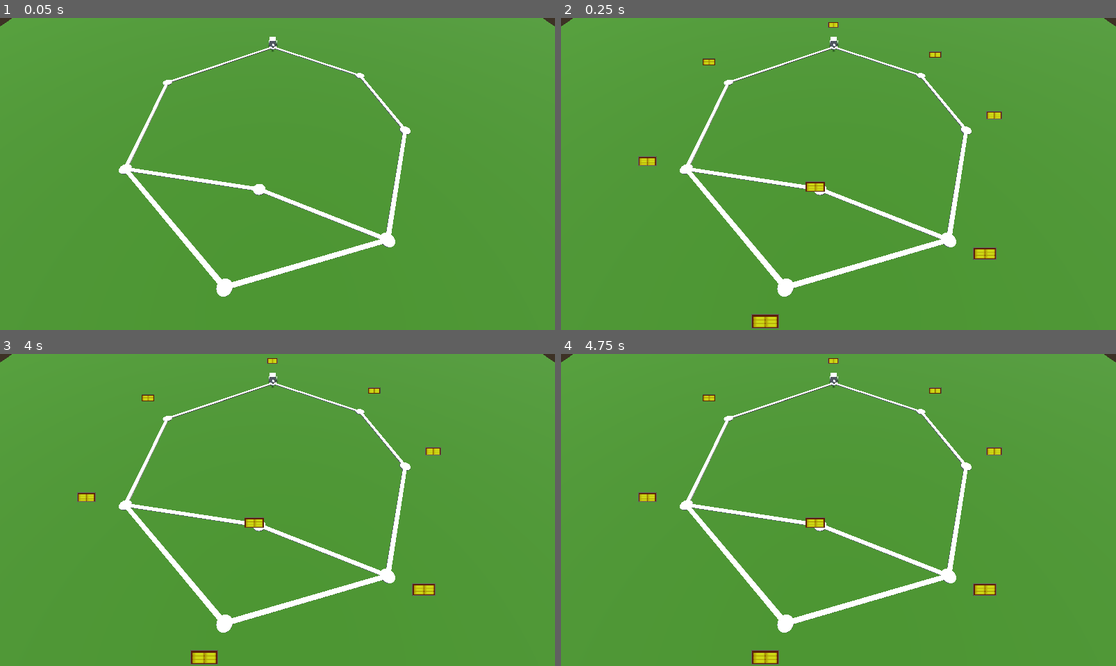
Above: before the commit, frames 1-4 (two rows, left to right).
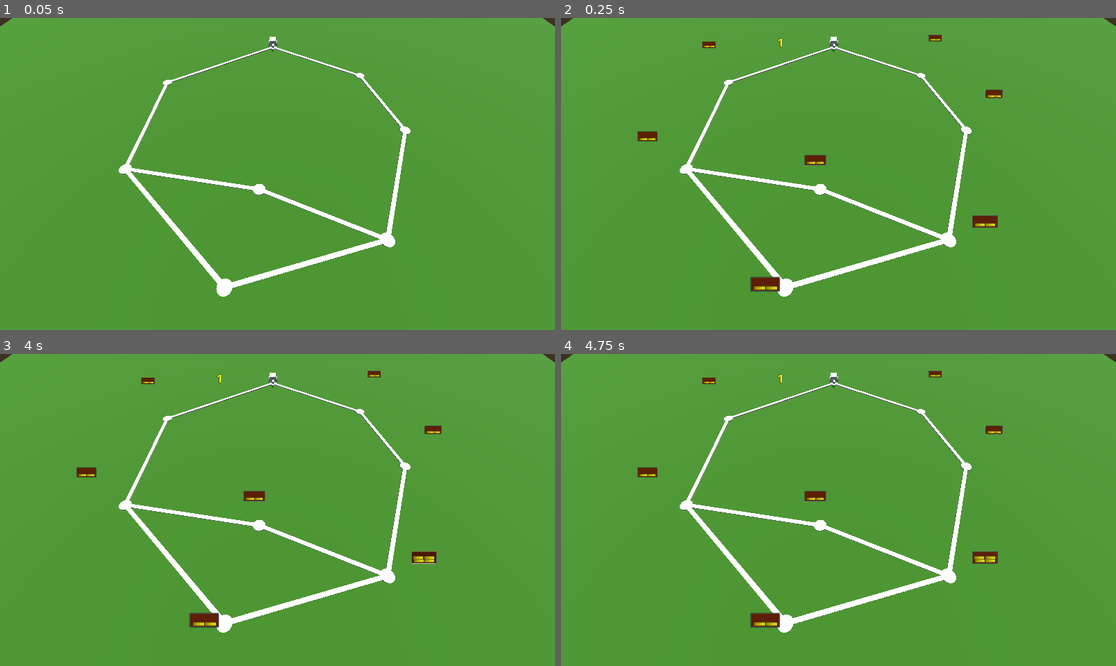
Above: after the commit, the same moments.

Repository: squirrelsoftcompany/LD58
Game: Godot game, scene res://scene/map.tscn
Same seed, same stepped clock (60 frames per second), same inputs: the game is played once before the commit and once after it.
Inputs (mouse positions are in pixels of both pictures, inside the frame that each line leads up to):
- Up to frame 1 (0.05 s): no input
- Up to frame 2 (0.25 s): no input
- Up to frame 3 (4 s): tap Enter (ui_accept) at 0.5, 0.77, 1.25, 1.52, 2, 2.75, 3.02, 3.5, 3.77 s; move the mouse to (399, 494) at 0.52 s; click (399, 494) at 0.67 s; move the mouse to (166, 525) at 1.27 s; click (166, 525) at 1.42 s; move the mouse to (333, 441) at 2.02 s; click (333, 441) at 2.17 s; move the mouse to (249, 572) at 2.77 s; click (249, 572) at 2.92 s; move the mouse to (444, 556) at 3.52 s; click (444, 556) at 3.67 s
- Up to frame 4 (4.75 s): tap Enter (ui_accept) at 4.25, 4.52 s; move the mouse to (672, 463) at 4.27 s; click (672, 463) at 4.42 s

Frame 1 is identical in both runs. In frame 2, 1.7% of the frame differs, in the area x 13-80%, y 1-100%; in frame 3, 1.7%; in frame 4, 1.7%.

Commit message:
tax setting

Diff:
--- a/Scripts/Places/place.gd
+++ b/Scripts/Places/place.gd
@@ -10,7 +10,11 @@
 @export var foodStock: int = 0
 @export var population: int = 0
 @export var crimeRate: float = 0
-@export var taxeLevel: Taxes = Taxes.LOW
+@export var taxeLevel: int = Taxes.LOW :
+	set(x):
+		while x > Taxes.HIGH:
+			x -= 3
+		taxeLevel = x
 
 @export_group("Generation")
 @export var minGold: int = 0
@@ -26,6 +30,7 @@
 var hovered : bool = false
 var accessible : bool = false
 var current : bool = false
+var tax_hovered : bool = false
 
 func generatePlace() -> void:
 	goldStock = randi_range(minGold, maxGold)
@@ -53,10 +58,13 @@
 			tween.tween_property($CentralPuck,"position:y",0,0.2)
 
 func _input(event):
-	if hovered:
-		if event is InputEventMouseButton:
-			if event.button_index == MOUSE_BUTTON_LEFT:
+
+	if event is InputEventMouseButton:
+		if event.button_index == MOUSE_BUTTON_LEFT and event.pressed:
+			if hovered:
 				GlobalEventHolder.turnEnd.emit(self)
+			elif tax_hovered:
+				_on_tax_changed()
 
 func _cart_accessibility(x : Place) :
 	if x == self:
@@ -70,3 +78,12 @@
 	current = false
 	accessible = false
 	hovered = false
+
+func tax_hover(x:bool=false):
+	tax_hovered = x
+	$Sprite3D/SubViewport/MarginContainer/Panel2.visible = x
+
+func _on_tax_changed():
+	taxeLevel += 1
+	$Sprite3D/SubViewport/MarginContainer/VBoxContainer/TaxLevel2.visible = taxeLevel >= Taxes.MEDIUM
+	$Sprite3D/SubViewport/MarginContainer/VBoxContainer/TaxLevel.visible = taxeLevel == Taxes.HIGH
--- a/scene/Zones/zone.tscn
+++ b/scene/Zones/zone.tscn
@@ -1,7 +1,6 @@
-[gd_scene load_steps=7 format=3 uid="uid://he5f6ia7kbf3"]
+[gd_scene load_steps=9 format=3 uid="uid://he5f6ia7kbf3"]
 
 [ext_resource type="Script" uid="uid://c2i0k42lbv0pg" path="res://Scripts/Places/place.gd" id="1_qqvsp"]
-[ext_resource type="Theme" uid="uid://57h6w2avsk6f" path="res://UI/Theme.tres" id="2_stcbh"]
 
 [sub_resource type="CapsuleMesh" id="CapsuleMesh_epm7c"]
 radius = 0.6
@@ -14,13 +13,42 @@
 [sub_resource type="ViewportTexture" id="ViewportTexture_o6ke5"]
 viewport_path = NodePath("Sprite3D/SubViewport")
 
+[sub_resource type="StyleBoxFlat" id="StyleBoxFlat_stcbh"]
+bg_color = Color(0.28515625, 0.11922471, 0.0456307, 1)
+border_width_left = 4
+border_width_top = 4
+border_width_right = 4
+border_width_bottom = 4
+border_color = Color(0.24609375, 0.24609375, 0.24609375, 1)
+corner_radius_top_left = 4
+corner_radius_top_right = 4
+corner_radius_bottom_right = 4
+corner_radius_bottom_left = 4
+expand_margin_bottom = 8.0
+shadow_size = 1
+
+[sub_resource type="StyleBoxFlat" id="StyleBoxFlat_paslt"]
+bg_color = Color(0.23046875, 0.09471318, 0.037885267, 1)
+border_width_left = 4
+border_width_top = 4
+border_width_right = 4
+border_width_bottom = 4
+border_color = Color(0.65625, 0.65625, 0.65625, 1)
+border_blend = true
+corner_radius_top_left = 4
+corner_radius_top_right = 4
+corner_radius_bottom_right = 4
+corner_radius_bottom_left = 4
+expand_margin_bottom = 8.0
+shadow_size = 1
+
 [sub_resource type="StyleBoxFlat" id="StyleBoxFlat_aa87r"]
 bg_color = Color(0.6762811, 0.73046875, 0.08197581, 1)
-border_width_left = 20
-border_width_top = 3
-border_width_right = 8
-border_width_bottom = 3
-border_color = Color(0.52734375, 0.43945313, 0.037006564, 1)
+border_width_left = 46
+border_width_top = 4
+border_width_right = 2
+border_width_bottom = 5
+border_color = Color(0.3984375, 0.33302236, 0.026760729, 1)
 border_blend = true
 corner_radius_top_left = 2
 corner_radius_top_right = 2
@@ -30,6 +58,10 @@
 expand_margin_top = 4.0
 expand_margin_right = 1.0
 
+[sub_resource type="CylinderShape3D" id="CylinderShape3D_o6ke5"]
+height = 0.8
+radius = 1.0
+
 [node name="Zone" type="Node3D"]
 script = ExtResource("1_qqvsp")
 
@@ -38,6 +70,7 @@
 mesh = SubResource("CapsuleMesh_epm7c")
 
 [node name="StaticBody3D" type="StaticBody3D" parent="." groups=["Place"]]
+disable_mode = 2
 
 [node name="CollisionShape3D" type="CollisionShape3D" parent="StaticBody3D"]
 transform = Transform3D(1, 0, 0, 0, 1, 0, 0, 0, 1, 0, 0.37242138, 0)
@@ -61,72 +94,123 @@
 grow_vertical = 2
 size_flags_horizontal = 3
 size_flags_vertical = 3
-theme_override_constants/margin_bottom = 20
-
-[node name="Button" type="Button" parent="Sprite3D/SubViewport/MarginContainer"]
-custom_minimum_size = Vector2(150, 70)
-layout_mode = 2
-size_flags_horizontal = 4
-size_flags_vertical = 8
-theme = ExtResource("2_stcbh")
-theme_type_variation = &"DiegeticButton"
-
-[node name="HBoxContainer" type="HBoxContainer" parent="Sprite3D/SubViewport/MarginContainer"]
-layout_mode = 2
-size_flags_horizontal = 4
-size_flags_vertical = 8
-
-[node name="VBoxContainer" type="VBoxContainer" parent="Sprite3D/SubViewport/MarginContainer/HBoxContainer"]
-layout_mode = 2
-size_flags_horizontal = 4
-size_flags_vertical = 8
-
-[node name="Panel" type="Panel" parent="Sprite3D/SubViewport/MarginContainer/HBoxContainer/VBoxContainer"]
-custom_minimum_size = Vector2(60, 15)
-layout_mode = 2
-size_flags_horizontal = 4
-size_flags_vertical = 8
-theme_override_styles/panel = SubResource("StyleBoxFlat_aa87r")
-
-[node name="Panel2" type="Panel" parent="Sprite3D/SubViewport/MarginContainer/HBoxContainer/VBoxContainer"]
-custom_minimum_size = Vector2(60, 15)
-layout_mode = 2
-size_flags_horizontal = 4
-size_flags_vertical = 8
-theme_override_styles/panel = SubResource("StyleBoxFlat_aa87r")
-
-[node name="Panel3" type="Panel" parent="Sprite3D/SubViewport/MarginContainer/HBoxContainer/VBoxContainer"]
-custom_minimum_size = Vector2(60, 15)
-layout_mode = 2
-size_flags_horizontal = 4
-size_flags_vertical = 8
-theme_override_styles/panel = SubResource("StyleBoxFlat_aa87r")
-
-[node name="VBoxContainer2" type="VBoxContainer" parent="Sprite3D/SubViewport/MarginContainer/HBoxContainer"]
-layout_mode = 2
-size_flags_horizontal = 4
-size_flags_vertical = 8
-
-[node name="Panel4" type="Panel" parent="Sprite3D/SubViewport/MarginContainer/HBoxContainer/VBoxContainer2"]
-custom_minimum_size = Vector2(60, 15)
-layout_mode = 2
-size_flags_horizontal = 4
-size_flags_vertical = 8
-theme_override_styles/panel = SubResource("StyleBoxFlat_aa87r")
-
-[node name="Panel5" type="Panel" parent="Sprite3D/SubViewport/MarginContainer/HBoxContainer/VBoxContainer2"]
-custom_minimum_size = Vector2(60, 15)
-layout_mode = 2
-size_flags_horizontal = 4
-size_flags_vertical = 8
-theme_override_styles/panel = SubResource("StyleBoxFlat_aa87r")
-
-[node name="Panel6" type="Panel" parent="Sprite3D/SubViewport/MarginContainer/HBoxContainer/VBoxContainer2"]
-custom_minimum_size = Vector2(60, 15)
-layout_mode = 2
-size_flags_horizontal = 4
-size_flags_vertical = 8
-theme_override_styles/panel = SubResource("StyleBoxFlat_aa87r")
+
+[node name="Panel" type="Panel" parent="Sprite3D/SubViewport/MarginContainer"]
+custom_minimum_size = Vector2(160, 70)
+layout_mode = 2
+size_flags_horizontal = 4
+size_flags_vertical = 4
+theme_override_styles/panel = SubResource("StyleBoxFlat_stcbh")
+
+[node name="Panel2" type="Panel" parent="Sprite3D/SubViewport/MarginContainer"]
+visible = false
+custom_minimum_size = Vector2(160, 70)
+layout_mode = 2
+size_flags_horizontal = 4
+size_flags_vertical = 4
+theme_override_styles/panel = SubResource("StyleBoxFlat_paslt")
+
+[node name="VBoxContainer" type="VBoxContainer" parent="Sprite3D/SubViewport/MarginContainer"]
+custom_minimum_size = Vector2(160, 70)
+layout_mode = 2
+size_flags_horizontal = 4
+size_flags_vertical = 4
+alignment = 2
+
+[node name="TaxLevel" type="HBoxContainer" parent="Sprite3D/SubViewport/MarginContainer/VBoxContainer"]
+visible = false
+layout_mode = 2
+size_flags_horizontal = 4
+size_flags_vertical = 8
+alignment = 1
+
+[node name="Panel" type="Panel" parent="Sprite3D/SubViewport/MarginContainer/VBoxContainer/TaxLevel"]
+custom_minimum_size = Vector2(60, 15)
+layout_mode = 2
+size_flags_horizontal = 4
+size_flags_vertical = 8
+mouse_filter = 1
+theme_override_styles/panel = SubResource("StyleBoxFlat_aa87r")
+
+[node name="Panel2" type="Panel" parent="Sprite3D/SubViewport/MarginContainer/VBoxContainer/TaxLevel"]
+custom_minimum_size = Vector2(60, 15)
+layout_mode = 2
+size_flags_horizontal = 4
+size_flags_vertical = 8
+mouse_filter = 1
+theme_override_styles/panel = SubResource("StyleBoxFlat_aa87r")
+
+[node name="Control" type="Control" parent="Sprite3D/SubViewport/MarginContainer/VBoxContainer/TaxLevel"]
+layout_mode = 2
+size_flags_horizontal = 3
+size_flags_stretch_ratio = 2.4
+mouse_filter = 1
+
+[node name="TaxLevel2" type="HBoxContainer" parent="Sprite3D/SubViewport/MarginContainer/VBoxContainer"]
+visible = false
+layout_mode = 2
+size_flags_horizontal = 4
+size_flags_vertical = 8
+alignment = 1
+
+[node name="Panel" type="Panel" parent="Sprite3D/SubViewport/MarginContainer/VBoxContainer/TaxLevel2"]
+custom_minimum_size = Vector2(60, 15)
+layout_mode = 2
+size_flags_horizontal = 4
+size_flags_vertical = 8
+mouse_filter = 1
+theme_override_styles/panel = SubResource("StyleBoxFlat_aa87r")
+
+[node name="Control" type="Control" parent="Sprite3D/SubViewport/MarginContainer/VBoxContainer/TaxLevel2"]
+layout_mode = 2
+mouse_filter = 1
+
+[node name="Control2" type="Control" parent="Sprite3D/SubViewport/MarginContainer/VBoxContainer/TaxLevel2"]
+layout_mode = 2
+mouse_filter = 1
+
+[node name="Panel2" type="Panel" parent="Sprite3D/SubViewport/MarginContainer/VBoxContainer/TaxLevel2"]
+custom_minimum_size = Vector2(60, 15)
+layout_mode = 2
+size_flags_horizontal = 4
+size_flags_vertical = 8
+mouse_filter = 1
+theme_override_styles/panel = SubResource("StyleBoxFlat_aa87r")
+
+[node name="TaxLevel3" type="HBoxContainer" parent="Sprite3D/SubViewport/MarginContainer/VBoxContainer"]
+layout_mode = 2
+size_flags_horizontal = 4
+size_flags_vertical = 8
+alignment = 1
+
+[node name="Control" type="Control" parent="Sprite3D/SubViewport/MarginContainer/VBoxContainer/TaxLevel3"]
+layout_mode = 2
+size_flags_horizontal = 3
+mouse_filter = 1
+
+[node name="Panel" type="Panel" parent="Sprite3D/SubViewport/MarginContainer/VBoxContainer/TaxLevel3"]
+custom_minimum_size = Vector2(60, 15)
+layout_mode = 2
+size_flags_horizontal = 4
+size_flags_vertical = 8
+mouse_filter = 1
+theme_override_styles/panel = SubResource("StyleBoxFlat_aa87r")
+
+[node name="Panel2" type="Panel" parent="Sprite3D/SubViewport/MarginContainer/VBoxContainer/TaxLevel3"]
+custom_minimum_size = Vector2(60, 15)
+layout_mode = 2
+size_flags_horizontal = 4
+size_flags_vertical = 8
+mouse_filter = 1
+theme_override_styles/panel = SubResource("StyleBoxFlat_aa87r")
+
+[node name="StaticBody3D" type="StaticBody3D" parent="Sprite3D"]
+disable_mode = 2
+
+[node name="CollisionShape3D" type="CollisionShape3D" parent="Sprite3D/StaticBody3D"]
+shape = SubResource("CylinderShape3D_o6ke5")
 
 [connection signal="mouse_entered" from="StaticBody3D" to="." method="_hover" binds= [true]]
 [connection signal="mouse_exited" from="StaticBody3D" to="." method="_hover"]
+[connection signal="mouse_entered" from="Sprite3D/StaticBody3D" to="." method="tax_hover" binds= [true]]
+[connection signal="mouse_exited" from="Sprite3D/StaticBody3D" to="." method="tax_hover"]
--- a/scene/road.tscn
+++ b/scene/road.tscn
@@ -46,12 +46,15 @@
 transparent_bg = true
 
 [node name="Label" type="Label" parent="Sprite3D/SubViewport"]
-anchors_preset = 10
+anchors_preset = 15
 anchor_right = 1.0
-offset_bottom = 137.0
+anchor_bottom = 1.0
 grow_horizontal = 2
+grow_vertical = 2
+size_flags_horizontal = 3
+size_flags_vertical = 3
 theme = ExtResource("2_703ny")
-theme_type_variation = &"diegetic"
+theme_type_variation = &"DiegeticText"
 text = "50"
 horizontal_alignment = 1
 vertical_alignment = 1
